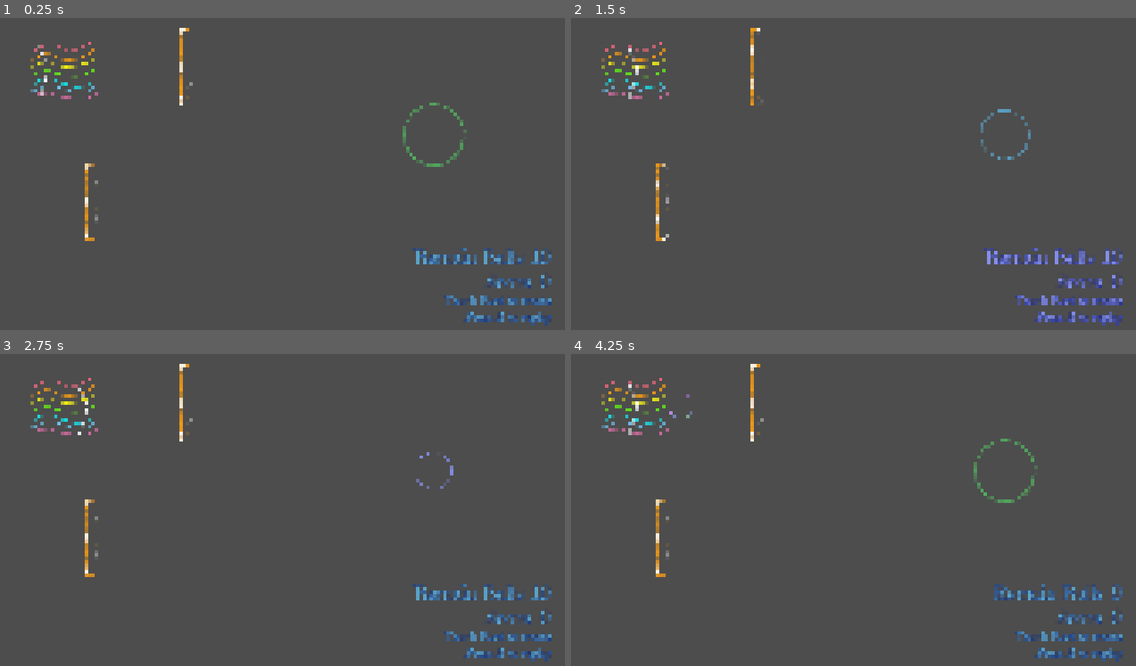
Above: before the commit, frames 1-4 (two rows, left to right).
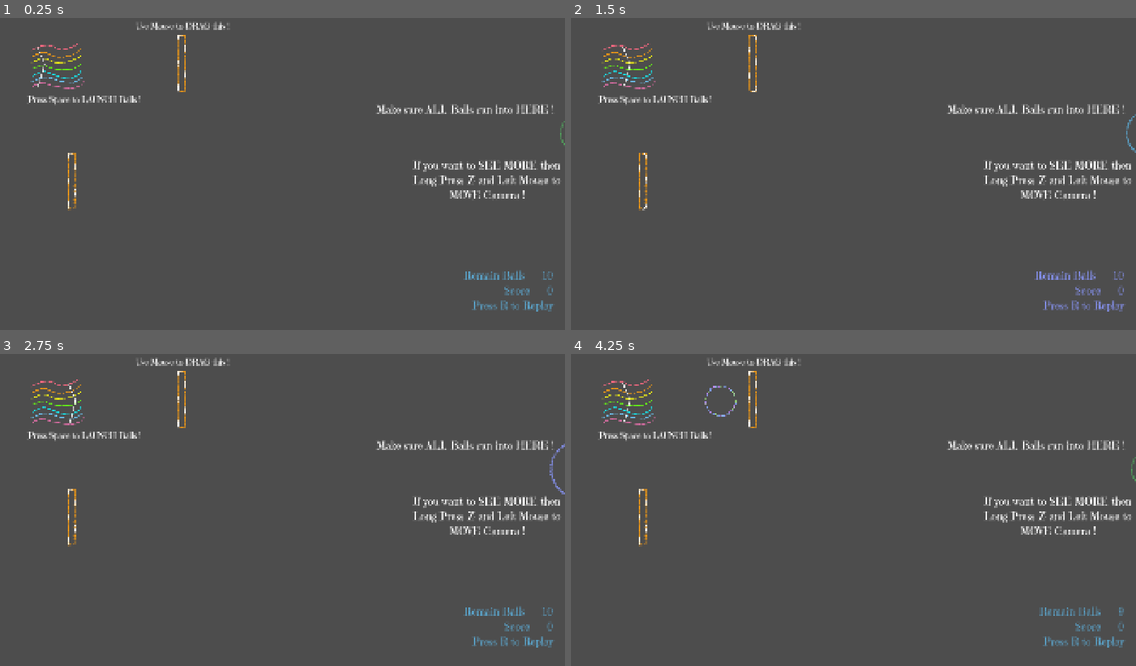
Above: after the commit, the same moments.

Repository: KuthorX/element-maze
Game: Godot game, scene res://node_2d.tscn
The game is run twice, just before and just after one commit, with the same random seed, the same clock (stepped at 60 frames per second) and the same inputs.
Inputs (mouse positions are in pixels of both pictures, inside the frame that each line leads up to):
- Up to frame 1 (0.25 s): no input
- Up to frame 2 (1.5 s): tap R at 0.5, 1.25 s; drag from (757, 67) to (1006, 133) at 0.52 s; drag from (661, 202) to (1006, 133) at 1.27 s
- Up to frame 3 (2.75 s): tap R at 2, 2.1 s; move the mouse to (339, 444) at 2.02 s; hold Z from 2.03 s (still down); click (339, 444) at 2.17 s
- Up to frame 4 (4.25 s): release Z at 2.75 s; tap R at 2.75, 3.5 s; drag from (825, 575) to (757, 403) at 2.77 s; move the mouse to (1023, 559) at 3.52 s; hold Z from 3.53 s (still down); click (1023, 559) at 3.67 s; tap Enter (ui_accept) at 3.77 s

The runs differ from the first frame. In frame 1, 5.1% of the frame differs, in the area x 4-100%, y 1-99%; in frame 2, 5.1%; in frame 3, 5.0%; in frame 4, 5.2%.

Commit message:
feat: camera

Diff:
--- a/node_2d.tscn
+++ b/node_2d.tscn
@@ -2,18 +2,16 @@
 
 [ext_resource type="Texture2D" uid="uid://cygvgtb2efe2g" path="res://images/ElementSource.png" id="1_epypp"]
 [ext_resource type="Script" uid="uid://lo1bre0lpy2w" path="res://scripts/LevelState.gd" id="1_rj586"]
+[ext_resource type="Script" uid="uid://db6lm33h803wv" path="res://scripts/Camera.gd" id="1_x0ka3"]
 [ext_resource type="Script" uid="uid://xh0e5d3lj14e" path="res://scripts/ElementSource.gd" id="2_0e48y"]
-[ext_resource type="FontFile" uid="uid://cahop575b4dd7" path="res://fonts/EmilysCandy-Regular.ttf" id="2_4d7sh"]
-[ext_resource type="Script" uid="uid://07w32ftb3n6v" path="res://scripts/CommonLabelGroup.gd" id="2_ir8iy"]
+[ext_resource type="Script" path="res://scripts/CommonLabelGroup.gd" id="2_ir8iy"]
 [ext_resource type="Script" uid="uid://csuirlyl12unl" path="res://scripts/DestinationCircle.gd" id="3_4d7sh"]
 [ext_resource type="SpriteFrames" uid="uid://r6t4fiwohjp7" path="res://SpriteFrames/ElementSourceArrow.tres" id="3_epypp"]
-[ext_resource type="Script" uid="uid://bttsosumj0xpm" path="res://scripts/ButtonReplay.gd" id="4_hqns4"]
+[ext_resource type="Theme" uid="uid://dwcbrrffvaosa" path="res://theme/state_label.tres" id="4_hqns4"]
 [ext_resource type="SpriteFrames" uid="uid://7r7iwjosu258" path="res://SpriteFrames/BounceFlat.tres" id="5_kdubu"]
 [ext_resource type="Script" uid="uid://c1ijpdu63rwha" path="res://scripts/BounceFlat.gd" id="5_q6r6c"]
+[ext_resource type="Theme" uid="uid://bhan4heo4qhpb" path="res://theme/hint_label.tres" id="5_x0ka3"]
 [ext_resource type="Texture2D" uid="uid://ccat63jcuwfmp" path="res://images/DestinationCircle.png" id="6_kdubu"]
-
-[sub_resource type="Theme" id="Theme_4d7sh"]
-default_font = ExtResource("2_4d7sh")
 
 [sub_resource type="CircleShape2D" id="CircleShape2D_d21ai"]
 radius = 853.33
@@ -26,12 +24,14 @@
 
 [node name="Node2D" type="Node2D"]
 
-[node name="BlackWall" type="Sprite2D" parent="."]
-visible = false
-
-[node name="PortalDoors" type="Sprite2D" parent="."]
-
-[node name="LevelState" type="Control" parent="."]
+[node name="Camera2D" type="Camera2D" parent="."]
+position = Vector2(1, 0)
+offset = Vector2(960, 540)
+script = ExtResource("1_x0ka3")
+
+[node name="CanvasLayer" type="CanvasLayer" parent="."]
+
+[node name="LevelState" type="Control" parent="CanvasLayer"]
 layout_mode = 3
 anchors_preset = 0
 offset_left = -2.0
@@ -39,7 +39,7 @@
 offset_bottom = 40.0
 script = ExtResource("1_rj586")
 
-[node name="CommonLabelGroup" type="Control" parent="LevelState"]
+[node name="CommonLabelGroup" type="Control" parent="CanvasLayer/LevelState"]
 anchors_preset = 0
 offset_top = -2.0
 offset_right = 40.0
@@ -47,103 +47,103 @@
 script = ExtResource("2_ir8iy")
 gradient_colors = Array[Color]([Color(0.35421458, 0.6346909, 0.7854926, 1), Color(0.5170341, 0.561762, 0.9152247, 1), Color(0.3529412, 0.63529414, 0.78431374, 1), Color(0.3215116, 0.69067013, 0.37347743, 1)])
 
-[node name="VBoxContainer" type="VBoxContainer" parent="LevelState/CommonLabelGroup"]
+[node name="VBoxContainer" type="VBoxContainer" parent="CanvasLayer/LevelState/CommonLabelGroup"]
 layout_mode = 0
-offset_left = 2347.0
-offset_top = 1546.0
-offset_right = 3747.0
-offset_bottom = 2081.0
-
-[node name="RemainBalls" type="HBoxContainer" parent="LevelState/CommonLabelGroup/VBoxContainer"]
+offset_left = 482.0
+offset_top = 855.0
+offset_right = 1882.0
+offset_bottom = 1390.0
+
+[node name="RemainBalls" type="HBoxContainer" parent="CanvasLayer/LevelState/CommonLabelGroup/VBoxContainer"]
 layout_mode = 2
 alignment = 2
 
-[node name="Label" type="Label" parent="LevelState/CommonLabelGroup/VBoxContainer/RemainBalls"]
-layout_mode = 2
-theme_override_colors/font_outline_color = Color(0.17254902, 0.23921569, 0.57254905, 1)
-theme_override_constants/outline_size = 11
-theme_override_fonts/font = ExtResource("2_4d7sh")
-theme_override_font_sizes/font_size = 128
+[node name="Label" type="Label" parent="CanvasLayer/LevelState/CommonLabelGroup/VBoxContainer/RemainBalls"]
+layout_mode = 2
+theme = ExtResource("4_hqns4")
 text = "Remain Balls"
 
-[node name="Empty" type="Label" parent="LevelState/CommonLabelGroup/VBoxContainer/RemainBalls"]
+[node name="Empty" type="Label" parent="CanvasLayer/LevelState/CommonLabelGroup/VBoxContainer/RemainBalls"]
 layout_mode = 2
 text = "            "
 
-[node name="Value" type="Label" parent="LevelState/CommonLabelGroup/VBoxContainer/RemainBalls"]
-layout_mode = 2
-theme_override_colors/font_outline_color = Color(0.17254902, 0.23921569, 0.57254905, 1)
-theme_override_constants/outline_size = 11
-theme_override_fonts/font = ExtResource("2_4d7sh")
-theme_override_font_sizes/font_size = 128
+[node name="Value" type="Label" parent="CanvasLayer/LevelState/CommonLabelGroup/VBoxContainer/RemainBalls"]
+layout_mode = 2
+theme = ExtResource("4_hqns4")
 text = "0"
 
-[node name="Score" type="HBoxContainer" parent="LevelState/CommonLabelGroup/VBoxContainer"]
+[node name="Score" type="HBoxContainer" parent="CanvasLayer/LevelState/CommonLabelGroup/VBoxContainer"]
 layout_mode = 2
 alignment = 2
 
-[node name="Label" type="Label" parent="LevelState/CommonLabelGroup/VBoxContainer/Score"]
-layout_mode = 2
-theme_override_colors/font_outline_color = Color(0.17254902, 0.23921569, 0.57254905, 1)
-theme_override_constants/outline_size = 11
-theme_override_fonts/font = ExtResource("2_4d7sh")
-theme_override_font_sizes/font_size = 128
+[node name="Label" type="Label" parent="CanvasLayer/LevelState/CommonLabelGroup/VBoxContainer/Score"]
+layout_mode = 2
+theme = ExtResource("4_hqns4")
 text = "Score"
 
-[node name="Empty" type="Label" parent="LevelState/CommonLabelGroup/VBoxContainer/Score"]
+[node name="Empty" type="Label" parent="CanvasLayer/LevelState/CommonLabelGroup/VBoxContainer/Score"]
 layout_mode = 2
 text = "            "
 
-[node name="Value" type="Label" parent="LevelState/CommonLabelGroup/VBoxContainer/Score"]
-layout_mode = 2
-theme_override_colors/font_outline_color = Color(0.17254902, 0.23921569, 0.57254905, 1)
-theme_override_constants/outline_size = 11
-theme_override_fonts/font = ExtResource("2_4d7sh")
-theme_override_font_sizes/font_size = 128
+[node name="Value" type="Label" parent="CanvasLayer/LevelState/CommonLabelGroup/VBoxContainer/Score"]
+layout_mode = 2
+theme = ExtResource("4_hqns4")
 text = "0"
 
-[node name="HowToPlay_1" type="Label" parent="LevelState/CommonLabelGroup/VBoxContainer"]
-layout_mode = 2
-theme = SubResource("Theme_4d7sh")
-theme_override_colors/font_outline_color = Color(0.1721403, 0.23823237, 0.5736032, 1)
-theme_override_constants/outline_size = 11
-theme_override_fonts/font = ExtResource("2_4d7sh")
-theme_override_font_sizes/font_size = 80
-text = "Touch Rect to rotate"
+[node name="Label" type="Label" parent="CanvasLayer/LevelState/CommonLabelGroup/VBoxContainer"]
+layout_mode = 2
+theme = ExtResource("4_hqns4")
+text = "Press R to Replay"
 horizontal_alignment = 2
 
-[node name="HBoxContainer" type="HBoxContainer" parent="LevelState/CommonLabelGroup/VBoxContainer"]
-layout_mode = 2
-
-[node name="HowToPlay_2" type="Label" parent="LevelState/CommonLabelGroup/VBoxContainer"]
-layout_mode = 2
-theme = SubResource("Theme_4d7sh")
-theme_override_colors/font_outline_color = Color(0.1721403, 0.23823237, 0.5736032, 1)
-theme_override_constants/outline_size = 11
-theme_override_fonts/font = ExtResource("2_4d7sh")
-theme_override_font_sizes/font_size = 80
-text = "Press R to replay"
-horizontal_alignment = 2
-
-[node name="Button_R" type="Button" parent="LevelState/CommonLabelGroup/VBoxContainer/HowToPlay_2"]
-modulate = Color(1, 1, 1, 0)
-layout_mode = 0
-offset_left = 812.0
-offset_top = -1.0
-offset_right = 1406.0
-offset_bottom = 108.0
-theme_override_font_sizes/font_size = 80
-text = "R"
-script = ExtResource("4_hqns4")
+[node name="HintLabel2" type="Label" parent="."]
+offset_left = 308.0
+offset_top = 10.0
+offset_right = 935.0
+offset_bottom = 107.0
+theme = ExtResource("5_x0ka3")
+theme_override_font_sizes/font_size = 28
+text = "Use Mouse to DRAG this !"
+horizontal_alignment = 1
+
+[node name="HintLabel" type="Label" parent="."]
+offset_left = -26.0
+offset_top = 260.0
+offset_right = 601.0
+offset_bottom = 357.0
+theme = ExtResource("5_x0ka3")
+theme_override_font_sizes/font_size = 28
+text = "Press Space to LAUNCH Balls !"
+horizontal_alignment = 1
+
+[node name="HintLabel4" type="Label" parent="."]
+offset_left = 956.0
+offset_top = 479.0
+offset_right = 2356.0
+offset_bottom = 626.0
+theme = ExtResource("4_hqns4")
+text = "If you want to SEE MORE then
+Long Press Z and Left Mouse to
+MOVE Camera !"
+horizontal_alignment = 1
+
+[node name="HintLabel3" type="Label" parent="."]
+offset_left = 1280.0
+offset_top = 289.0
+offset_right = 2680.0
+offset_bottom = 386.0
+theme = ExtResource("4_hqns4")
+text = "Make sure ALL Balls run into HERE ! "
 
 [node name="DestinationCircle" type="Sprite2D" parent="."]
-position = Vector2(2944, 789)
-scale = Vector2(0.25, 0.25)
+position = Vector2(1970.0002, 389)
+rotation = -0.0025059893
+scale = Vector2(0.1, 0.1)
 texture = ExtResource("6_kdubu")
 script = ExtResource("3_4d7sh")
 gradient_colors = Array[Color]([Color(0.3215116, 0.69067013, 0.37347743, 1), Color(0.35421458, 0.6346909, 0.7854926, 1), Color(0.5170341, 0.561762, 0.9152247, 1), Color(0.3529412, 0.63529414, 0.78431374, 1)])
 snap_distance_px = 0.0
-scale_values = Array[float]([0.25, 0.2, 0.15, 0.2])
+scale_values = Array[float]([0.08, 0.1, 0.12, 0.1])
 
 [node name="Area2D" type="Area2D" parent="DestinationCircle"]
 
@@ -152,8 +152,8 @@
 shape = SubResource("CircleShape2D_d21ai")
 
 [node name="ElementSource" type="Sprite2D" parent="."]
-position = Vector2(431, 349)
-scale = Vector2(0.15, 0.2)
+position = Vector2(193, 158)
+scale = Vector2(0.06, 0.079)
 script = ExtResource("2_0e48y")
 initial_momentum = 700.0
 
@@ -167,8 +167,8 @@
 [node name="BounceFlats" type="Node2D" parent="."]
 
 [node name="BounceFlat" type="Sprite2D" parent="BounceFlats"]
-position = Vector2(1265.9999, 338.00003)
-scale = Vector2(0.22, 0.275)
+position = Vector2(622, 154)
+scale = Vector2(0.08, 0.101)
 script = ExtResource("5_q6r6c")
 momentum_absorption_rate = 0.1
 bounce_efficiency = 1.2
@@ -195,8 +195,8 @@
 autoplay = "default"
 
 [node name="BounceFlat2" type="Sprite2D" parent="BounceFlats"]
-position = Vector2(624, 1251.0001)
-scale = Vector2(0.22, 0.275)
+position = Vector2(247, 555)
+scale = Vector2(0.08, 0.1)
 script = ExtResource("5_q6r6c")
 momentum_absorption_rate = -1.0
 bounce_efficiency = 1.8
--- a/nodes/ColorBall.tscn
+++ b/nodes/ColorBall.tscn
@@ -10,7 +10,7 @@
 
 [node name="ColorBall" type="Sprite2D"]
 material = SubResource("CanvasItemMaterial_0e48y")
-scale = Vector2(0.1, 0.1)
+scale = Vector2(0.06, 0.06)
 texture = ExtResource("1_whicu")
 script = ExtResource("2_4nuvx")
 angular_speed = 0.1
--- a/project.godot
+++ b/project.godot
@@ -17,6 +17,14 @@
 
 [display]
 
-window/size/viewport_width=3840
-window/size/viewport_height=2160
+window/size/viewport_width=1920
+window/size/viewport_height=1080
 window/stretch/mode="canvas_items"
+
+[input]
+
+press_z={
+"deadzone": 0.2,
+"events": [Object(InputEventKey,"resource_local_to_scene":false,"resource_name":"","device":-1,"window_id":0,"alt_pressed":false,"shift_pressed":false,"ctrl_pressed":false,"meta_pressed":false,"pressed":false,"keycode":0,"physical_keycode":90,"key_label":0,"unicode":122,"location":0,"echo":false,"script":null)
+]
+}
--- /dev/null
+++ b/scripts/Camera.gd
@@ -0,0 +1,30 @@
+extends Camera2D
+
+var is_dragging = false # 是否正在拖动
+var last_mouse_pos = Vector2() # 上一次鼠标位置
+
+func _ready():
+	# 确保 Camera2D 启用
+	enabled = true
+
+func _input(event):
+	# 检查 Z 键是否按下
+	var z_pressed = Input.is_key_pressed(KEY_Z)
+
+	# 鼠标左键按下事件
+	if event is InputEventMouseButton and event.button_index == MOUSE_BUTTON_LEFT:
+		if z_pressed and event.pressed:
+			# Z 键按下且鼠标左键按下，开始拖动
+			is_dragging = true
+			last_mouse_pos = event.position
+		elif event.is_released():
+			# 鼠标左键释放，停止拖动
+			is_dragging = false
+
+	# 鼠标移动事件
+	if event is InputEventMouseMotion and is_dragging and z_pressed:
+		# 计算鼠标移动的偏移量
+		var mouse_delta = event.position - last_mouse_pos
+		# 更新相机位置（注意坐标系，鼠标向下移动应增加 Y 坐标）
+		position -= mouse_delta * zoom  # 考虑缩放比例
+		last_mouse_pos = event.position
--- /dev/null
+++ b/theme/hint_label.tres
@@ -0,0 +1,7 @@
+[gd_resource type="Theme" load_steps=2 format=3 uid="uid://bhan4heo4qhpb"]
+
+[ext_resource type="FontFile" uid="uid://cahop575b4dd7" path="res://fonts/EmilysCandy-Regular.ttf" id="1_4k30y"]
+
+[resource]
+default_font = ExtResource("1_4k30y")
+default_font_size = 32
--- /dev/null
+++ b/theme/state_label.tres
@@ -0,0 +1,7 @@
+[gd_resource type="Theme" load_steps=2 format=3 uid="uid://dwcbrrffvaosa"]
+
+[ext_resource type="FontFile" uid="uid://cahop575b4dd7" path="res://fonts/EmilysCandy-Regular.ttf" id="1_hvphd"]
+
+[resource]
+default_font = ExtResource("1_hvphd")
+default_font_size = 36
Not shown, added: scripts/Camera.gd.uid
